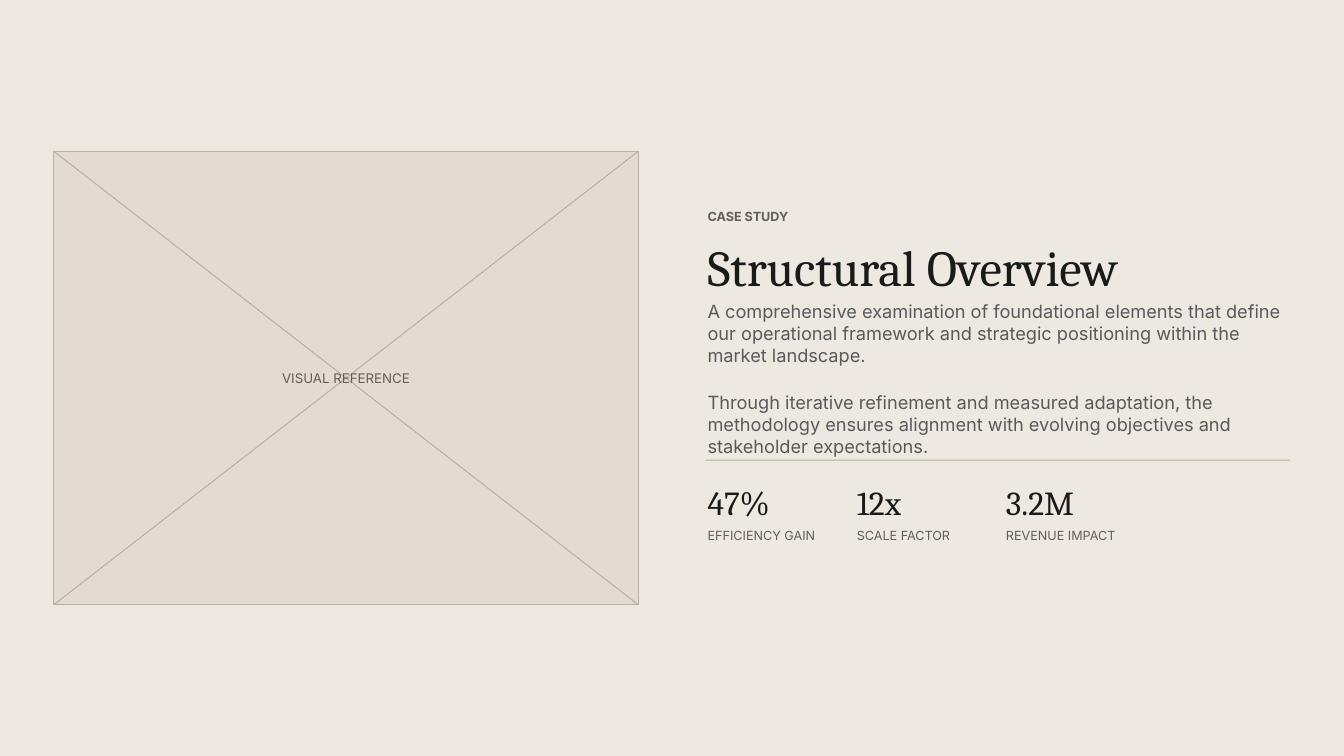
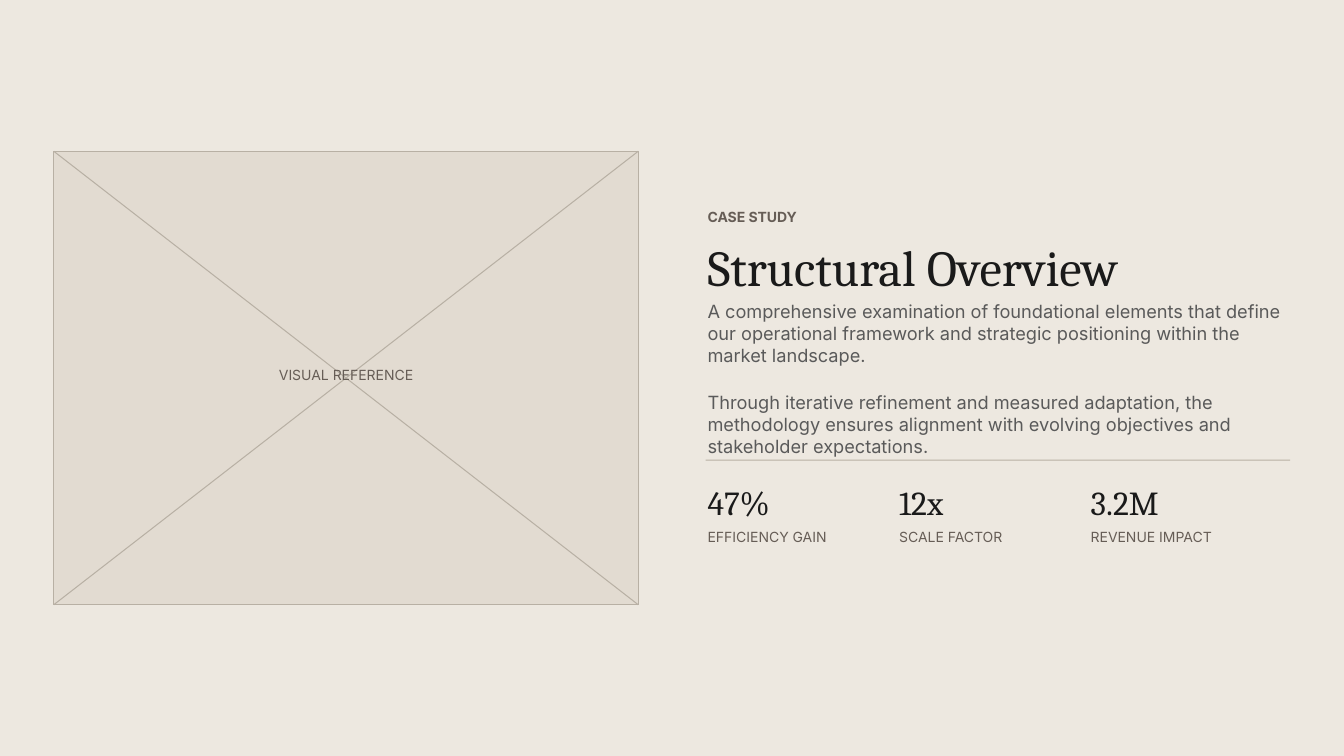
Before and after one commit to hustcer/pptx-nova, a slide deck: slide 5 of pptx-nova/assets/examples/cartesian/deck.pptx. Drawn at 1344x756 pixels with LibreOffice and Linux fonts; fonts in the diff are those of the drawing. Boxes give left, top, right and bottom in pixels: in the first picture for what was removed or moved away, otherwise in the second. Text is boxed around its words. In the diff, an @@ line names an element or a change of style, - is before the commit and + after.

```diff
--- a/pptx-nova/assets/examples/cartesian/deck.pptx
+++ b/pptx-nova/assets/examples/cartesian/deck.pptx
@@ text "VISUAL REFERENCE" at (279, 368, 414, 384): size 9.5 to 10 pt @@
@@ text "12x": place and size @@
-text "12x" at (857, 492, 901, 515)
+text "12x" at (899, 492, 943, 515)
@@ text "3.2M": place and size @@
-text "3.2M" at (1006, 492, 1074, 516)
+text "3.2M" at (1091, 492, 1159, 516)
@@ text "SCALE FACTOR": place and size @@
-text "SCALE FACTOR" at (857, 531, 950, 540)
+text "SCALE FACTOR" at (899, 532, 1003, 542)
@@ size 9 to 10 pt in 4 elements at (708, 212, 797, 222), (708, 532, 827, 542), (899, 532, 1003, 542), (1091, 532, 1212, 542) @@
@@ text "REVENUE IMPACT": place and size @@
-text "REVENUE IMPACT" at (1006, 531, 1116, 540)
+text "REVENUE IMPACT" at (1091, 532, 1212, 542)
```
Also in this commit, not shown: 8 other slides changed, 24 other files.
